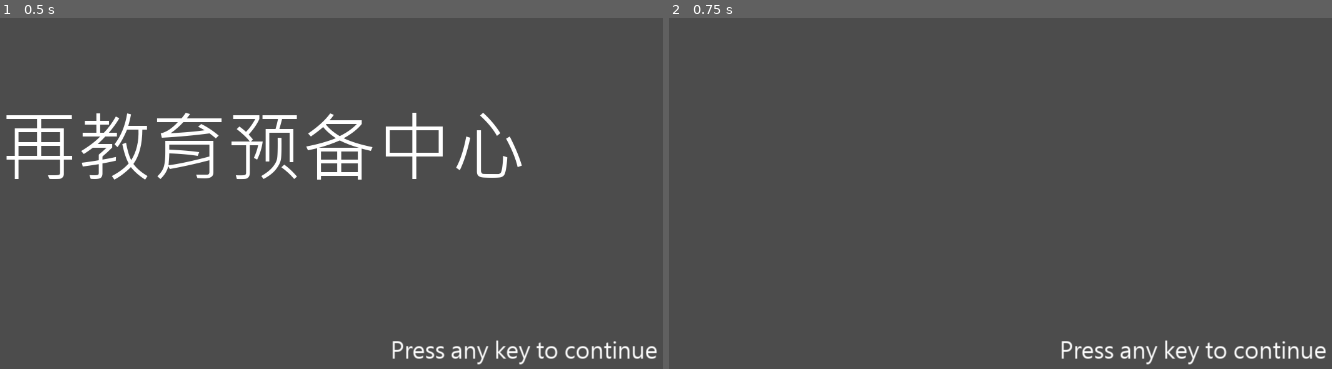
Above: before the commit, frames 1-2 (left to right).
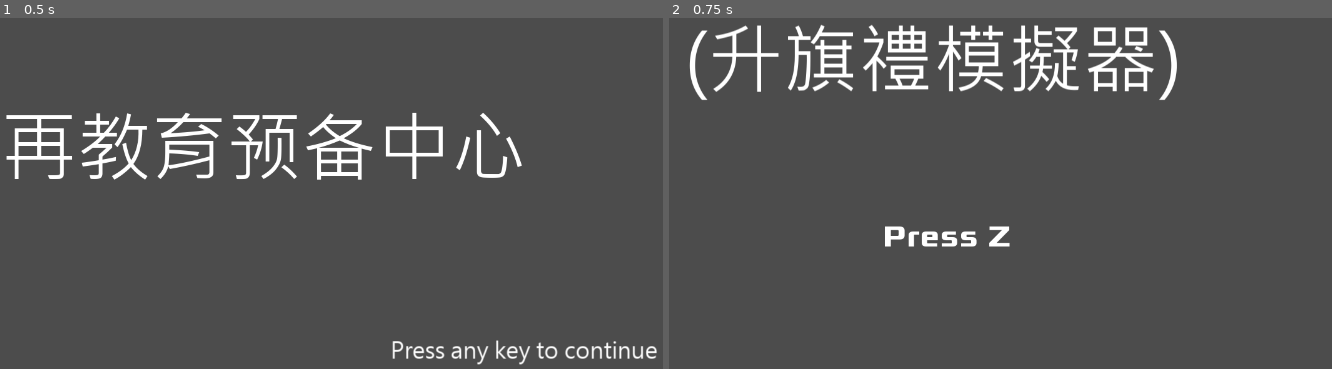
Above: after the commit, the same moments.

Repository: saimukzi/NfaoPoSim
Game: Godot game, scene res://MainScene/MainScene.tscn
Two runs of this game, one before a commit and one after it. Both use one fixed random seed, a clock stepped at 60 frames per second and the inputs below.
Inputs (mouse positions are in pixels of both pictures, inside the frame that each line leads up to):
- Up to frame 1 (0.5 s): no input
- Up to frame 2 (0.75 s): tap Enter at 0.5 s; move the mouse to (1106, 119) at 0.52 s; hold Right (game_right) from 0.53 s (still down); hold Space (ui_select, bound only before the commit) from 0.53 s (still down); click (1106, 119) at 0.67 s

Frame 1 is identical in both runs. In frame 2, 6.1% of the frame differs, in the area x 3-100%, y 1-99%.

Commit message:
logic from splash to title

Diff:
--- a/MainScene/MainScene.gd
+++ b/MainScene/MainScene.gd
@@ -1,26 +1,8 @@
 extends Node2D
 
-var me_ready = false
 var splash_ready = false
 
 func _ready():
-	state_machine.set_next_state(InitState.new())
-	me_ready = true
-	splash_tick()
-
-func _on_SplashScene_finish():
-	state()._on_SplashScene_finish()
-
-func _on_SplashScene_ready():
-	splash_ready = true
-	splash_tick()
-
-var splash_tick_done = false
-func splash_tick():
-	if not me_ready: return
-	if not splash_ready: return
-	if splash_tick_done: return
-	splash_tick_done = true
 	state_machine.set_next_state(SplashState.new())
 
 class MyStateMachine extends StateMachine:
@@ -31,14 +13,33 @@
 class MyState extends StateMachine.State:
 	var me
 	func init(): self.me = get_state_machine().me
-	func _on_SplashScene_finish(): pass
-
-class InitState extends MyState:
-	pass
+#	func _on_SplashScene_finish(): pass
+#	func _on_TitleScene_start_game(): pass
 
 class SplashState extends MyState:
+	var my_scene
 	func start():
-		me.get_node('SplashScene').start()
+		my_scene = load("res://SplashScene/SplashScene.tscn").instance()
+		my_scene.connect('ready',self,'on_ready')
+		my_scene.connect('finish',self,'on_finish')
+		me.add_child(my_scene)
+	func on_ready():
+		my_scene.start()
+	func on_finish():
+		set_next_state(TitleState.new())
+	func end():
+		my_scene.queue_free()
+
+class TitleState extends MyState:
+	var my_scene
+	func start():
+		my_scene = load("res://TitleScene/TitleScene.tscn").instance()
+		my_scene.connect('start_game',self,'on_start_game')
+		me.add_child(my_scene)
+	func on_start_game():
+		print('ZDFTKXFKCY')
+	func end():
+		my_scene.queue_free()
 
 onready var state_machine = MyStateMachine.new(self)
 func state():
--- a/MainScene/MainScene.tscn
+++ b/MainScene/MainScene.tscn
@@ -1,12 +1,6 @@
-[gd_scene load_steps=3 format=2]
+[gd_scene load_steps=2 format=2]
 
 [ext_resource path="res://MainScene/MainScene.gd" type="Script" id=1]
-[ext_resource path="res://SplashScene/SplashScene.tscn" type="PackedScene" id=2]
 
 [node name="MainScene" type="Node2D"]
 script = ExtResource( 1 )
-
-[node name="SplashScene" parent="." instance=ExtResource( 2 )]
-
-[connection signal="finish" from="SplashScene" to="." method="_on_SplashScene_finish"]
-[connection signal="ready" from="SplashScene" to="." method="_on_SplashScene_ready"]
--- a/SplashScene/SplashScene.gd
+++ b/SplashScene/SplashScene.gd
@@ -11,8 +11,6 @@
 func is_next_event(event):
 	if event is InputEventKey and event.pressed:
 		return true
-#	if event is InputEventMouseButton and event.pressed:
-#		return true
 	return false
 
 func start():
--- /dev/null
+++ b/TitleScene/TitleScene.gd
@@ -0,0 +1,7 @@
+extends Node
+
+signal start_game()
+
+func _input(event):
+	if event.is_action_pressed("ui_select"):
+		emit_signal("start_game")
--- /dev/null
+++ b/TitleScene/TitleScene.tscn
@@ -0,0 +1,24 @@
+[gd_scene load_steps=5 format=2]
+
+[ext_resource path="res://TitleScene/TitleScene.gd" type="Script" id=1]
+[ext_resource path="res://TitleScene/title.png" type="Texture" id=2]
+[ext_resource path="res://assets/Xolonium-Bold.ttf" type="DynamicFontData" id=3]
+
+[sub_resource type="DynamicFont" id=1]
+size = 48
+font_data = ExtResource( 3 )
+
+[node name="TitleScene" type="Node"]
+script = ExtResource( 1 )
+
+[node name="Title" type="Sprite" parent="."]
+position = Vector2( 640, 220 )
+texture = ExtResource( 2 )
+
+[node name="Label" type="Label" parent="."]
+margin_left = 560.0
+margin_top = 479.0
+margin_right = 764.0
+margin_bottom = 537.0
+custom_fonts/font = SubResource( 1 )
+text = "Press Z"
--- a/project.godot
+++ b/project.godot
@@ -53,6 +53,11 @@
 
 [input]
 
+ui_select={
+"deadzone": 0.5,
+"events": [ Object(InputEventKey,"resource_local_to_scene":false,"resource_name":"","device":0,"alt":false,"shift":false,"control":false,"meta":false,"command":false,"pressed":false,"scancode":90,"physical_scancode":0,"unicode":0,"echo":false,"script":null)
+ ]
+}
 game_up={
 "deadzone": 0.5,
 "events": [ Object(InputEventKey,"resource_local_to_scene":false,"resource_name":"","device":0,"alt":false,"shift":false,"control":false,"meta":false,"command":false,"pressed":false,"scancode":16777232,"physical_scancode":0,"unicode":0,"echo":false,"script":null)
Binary file added: TitleScene/title.png
Not shown, added: TitleScene/title.png.import
Not shown, added: TitleScene/title.xcf
